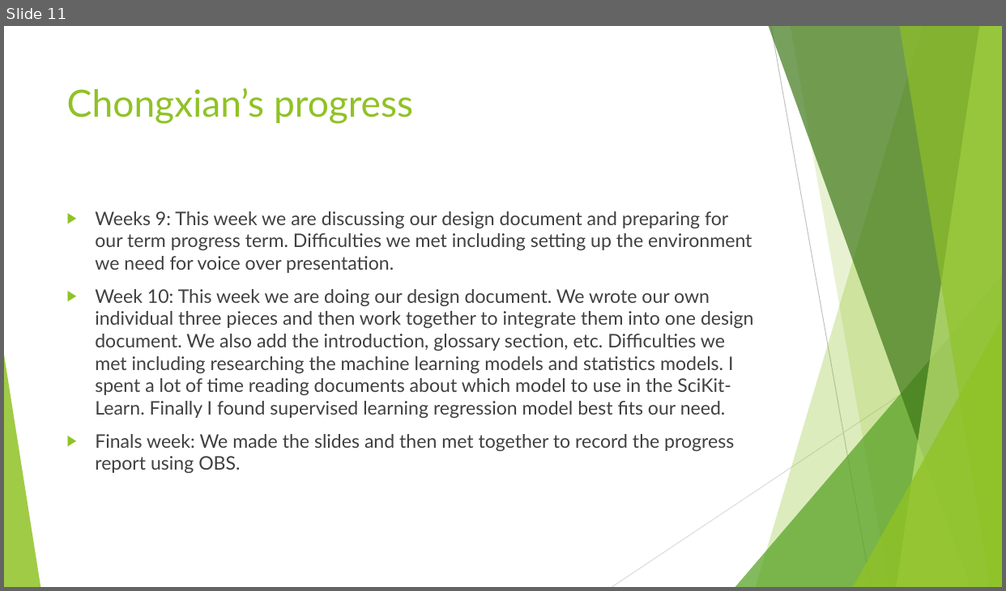
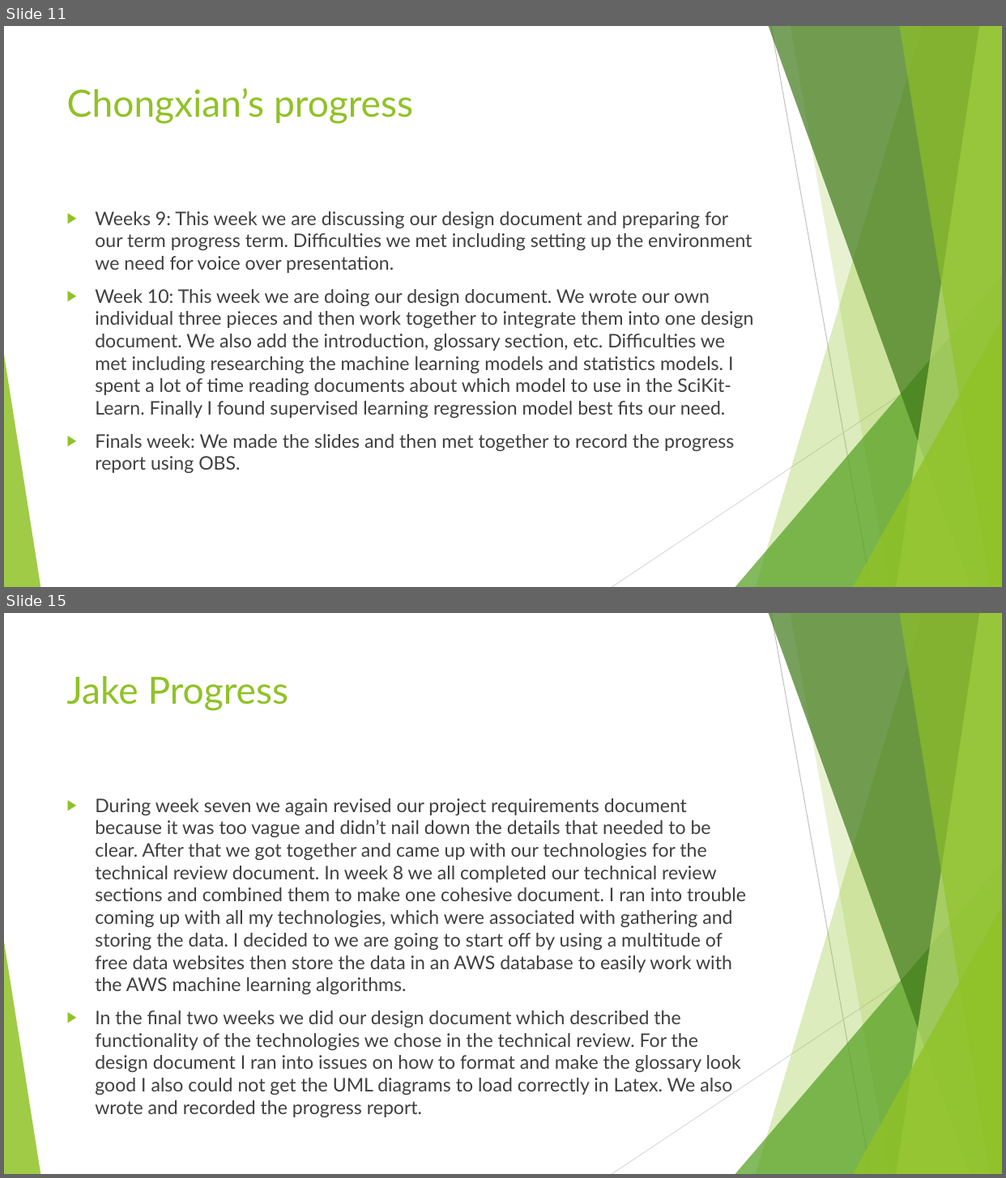
Before and after one commit to AlexDCraig/senior-capstone-project, a slide deck: progressreport.pptx. Shown one above the other, each under a label of ours: slide 11 before the commit, slides 11 and 15 after it; the slides between them are not shown. The pictures are 1006x591 and 1006x1178 pixels, drawn with LibreOffice and Linux fonts; fonts in the diff are those of the drawing. Boxes give left, top, right and bottom in pixels: in the first picture for what was removed or moved away, otherwise in the second. Text is boxed around its words. In the diff, an @@ line names an element or a change of style, - is before the commit and + after.

Commit message:
Final Powerpoint

```diff
--- a/progressreport.pptx
+++ b/progressreport.pptx
@@ slide 15 added at <box>4,613,1002,1174</box>, background #FFFFFF; not listed: 10 template elements that a slide beside it also shows @@
@@ title added at <box>67,676,289,711</box>, 36 pt, text #90C226 @@
+Jake Progress
@@ text added at <box>95,798,746,1118</box>, 18 pt, text #404040 @@
+▶ During week seven we again revised our project requirements document because it was too vague and didn’t nail down the details that needed to be clear. After that we got together and came up with our technologies for the technical review document. In week 8 we all completed our technical review sections and combined them to make one cohesive document. I ran into trouble coming up with all my technologies, which were associated with gathering and storing the data. I decided to we are going to start off by using a multitude of free data websites then store the data in an AWS database to easily work with the AWS machine learning algorithms.
+▶ In the final two weeks we did our design document which described the functionality of the technologies we chose in the technical review. For the design document I ran into issues on how to format and make the glossary look good I also could not get the UML diagrams to load correctly in Latex. We also wrote and recorded the progress report.
```
Also in this commit, not shown: 3 other slides added.
